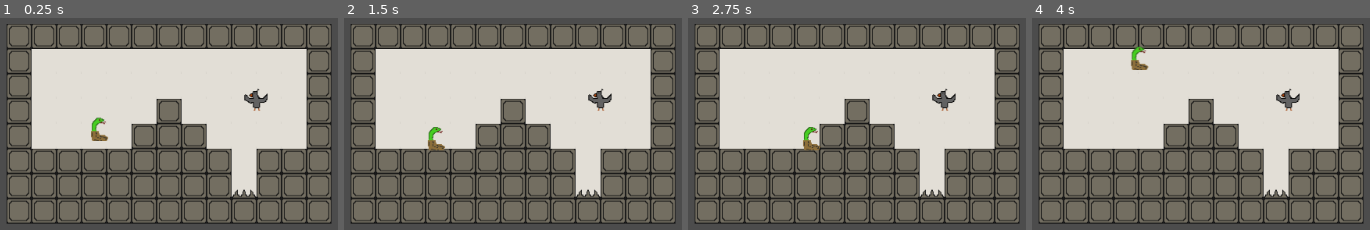
Above: before the commit, frames 1-4 (left to right).
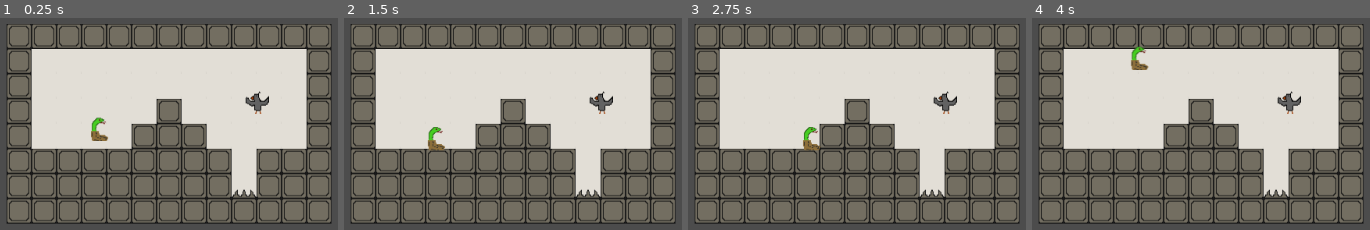
Above: after the commit, the same moments.

Repository: isaaclittler/Snake-In-Boot
Game: Godot game, scene res://level1.tscn
Two runs of this game, one before a commit and one after it. Both use one fixed random seed, a clock stepped at 60 frames per second and the inputs below.
Inputs:
- Up to frame 1 (0.25 s): no input
- Up to frame 2 (1.5 s): hold D (ui_right) 0.53-1.28 s; tap Enter at 1.25 s; hold A (ui_left) from 1.28 s (still down)
- Up to frame 3 (2.75 s): release A (ui_left) at 2.03 s; hold D (ui_right) from 2.03 s (still down)
- Up to frame 4 (4 s): release D (ui_right) at 2.78 s; hold W (ui_up) 2.78-3.53 s; hold A (ui_left) from 3.53 s (still down)

The runs differ from the first frame. In frame 1, 0.4% of the frame differs, in the area x 72-80%, y 33-46%; in frame 2, 0.4%; in frame 3, 0.4%; in frame 4, 0.4%.

Commit message:
updated bird hitbox and kinematic node added

Diff:
--- a/level1.tscn
+++ b/level1.tscn
@@ -10,6 +10,11 @@
 custom_solver_bias = 0.0
 radius = 10.0
 height = 5.0
+
+[sub_resource type="CircleShape2D" id=2]
+
+custom_solver_bias = 0.0
+radius = 15.0
 
 [node name="Node" type="Node" index="0"]
 
@@ -57,13 +62,24 @@
 tile_data = PoolIntArray( -196610, 0, 0, -196609, 0, 0, -262144, 0, 0, -262143, 0, 0, -262142, 0, 0, -262141, 0, 0, -26 …(1325 unchanged characters)…
 _sections_unfolded = [ "Cell" ]
 
-[node name="Bird" type="Node2D" parent="." index="2"]
+[node name="KinematicBody2D" type="KinematicBody2D" parent="." index="2"]
 
-position = Vector2( 196.297, -32.5694 )
+position = Vector2( 199, -27 )
+input_pickable = false
+collision_layer = 1
+collision_mask = 1
+collision/safe_margin = 0.08
 
-[node name="Sprite" type="Sprite" parent="Bird" index="0"]
+[node name="Sprite" type="Sprite" parent="KinematicBody2D" index="0"]
 
 texture = ExtResource( 4 )
+offset = Vector2( -1, -2 )
+_sections_unfolded = [ "Animation", "Offset" ]
+
+[node name="CollisionShape2D" type="CollisionShape2D" parent="KinematicBody2D" index="1"]
+
+shape = SubResource( 2 )
+_sections_unfolded = [ "Z Index" ]
 
 [node name="Camera2D" type="Camera2D" parent="." index="3"]
 
Not shown: 1 places in level1.tscn that only renumber resources
